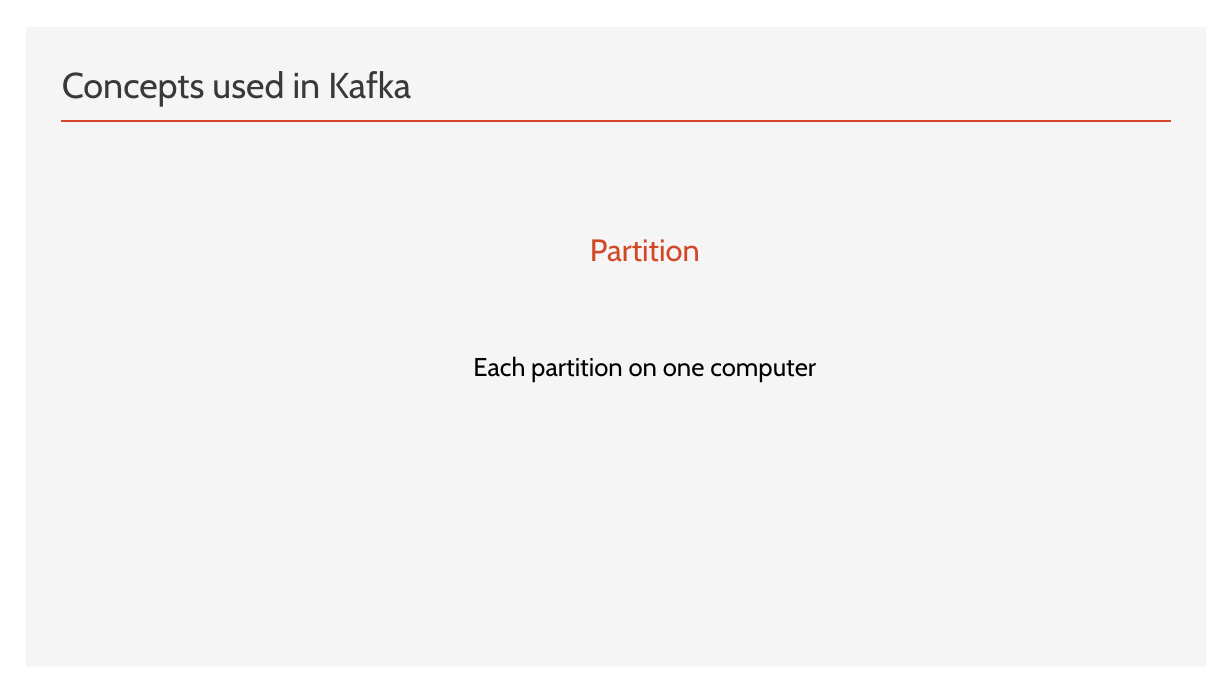
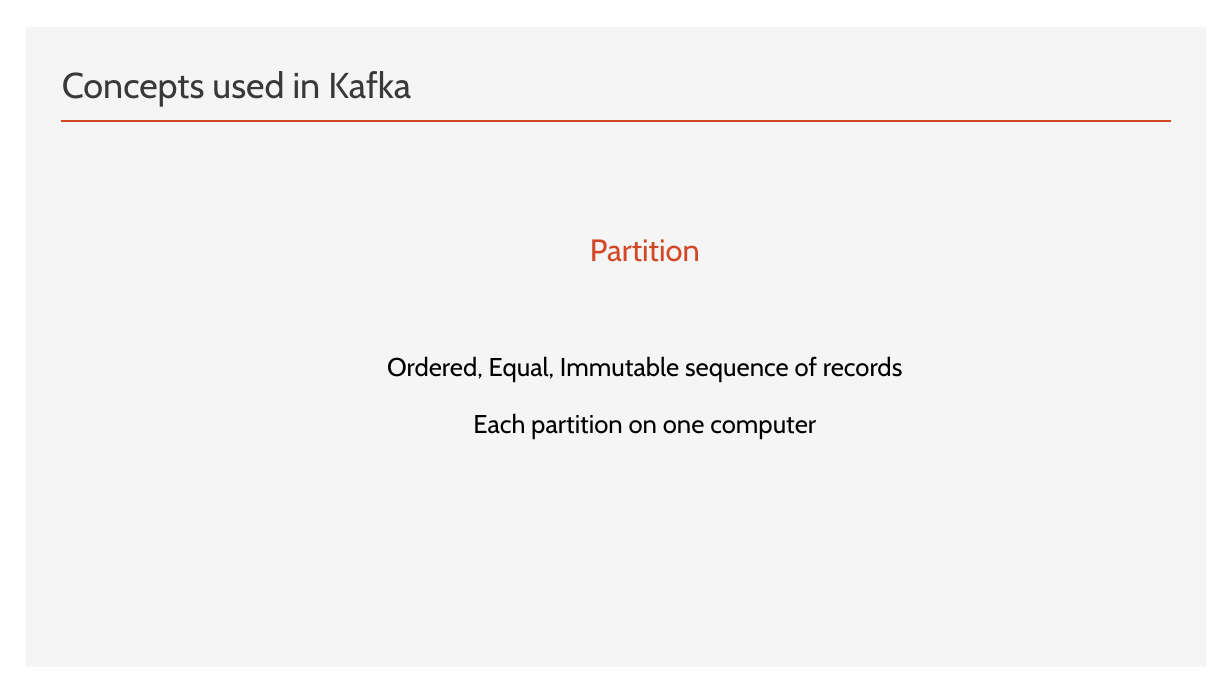
Before and after one commit to FITE-5thYear/DS-Mini-Presentation, a slide deck: slide 14 of Kafka.pptx (slide 17 before the commit). Drawn at 1232x693 pixels with LibreOffice and Linux fonts; fonts in the diff are those of the drawing. Boxes give left, top, right and bottom in pixels: in the first picture for what was removed or moved away, otherwise in the second. Text is boxed around its words. In the diff, an @@ line names an element or a change of style, - is before the commit and + after.

```diff
--- a/Kafka.pptx
+++ b/Kafka.pptx
@@ text at (x1=387, y1=356, x2=903, y2=382): paragraph added @@
+Ordered, Equal, Immutable sequence of records
```
Also in this commit, not shown: 8 other slides changed, 10 slides added, 2 slides removed, 1 other file.
